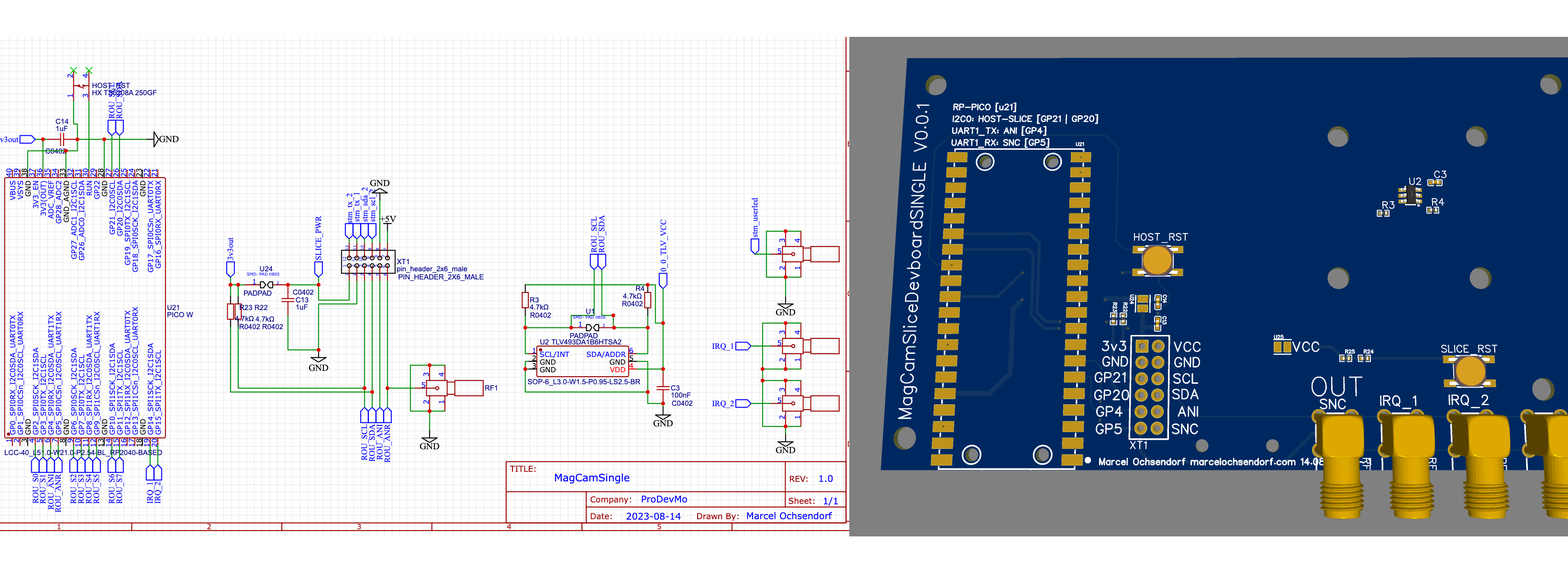
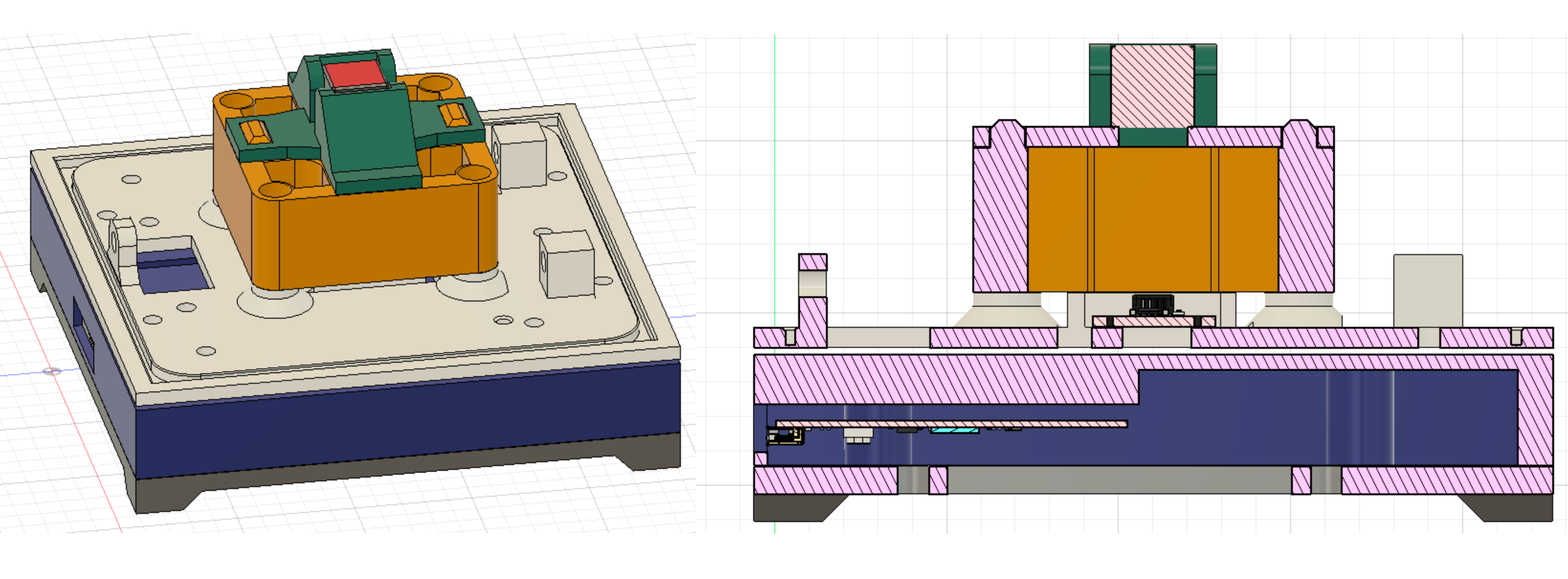
Comparing the layer stacks of the two 1568px x 579px images. Changes:
renamed "Bildschirmfoto 2023-12-24 um 17.09.14.png" to "Bildschirmfoto 2023-12-24 um 17.48.14.png", painted on it over bbox(695, 33, 1568, 537)
renamed "Bildschirmfoto 2023-12-24 um 17.18.34.png" to "Bildschirmfoto 2023-12-24 um 17.48.50.png", painted on it over bbox(0, 33, 862, 537)
